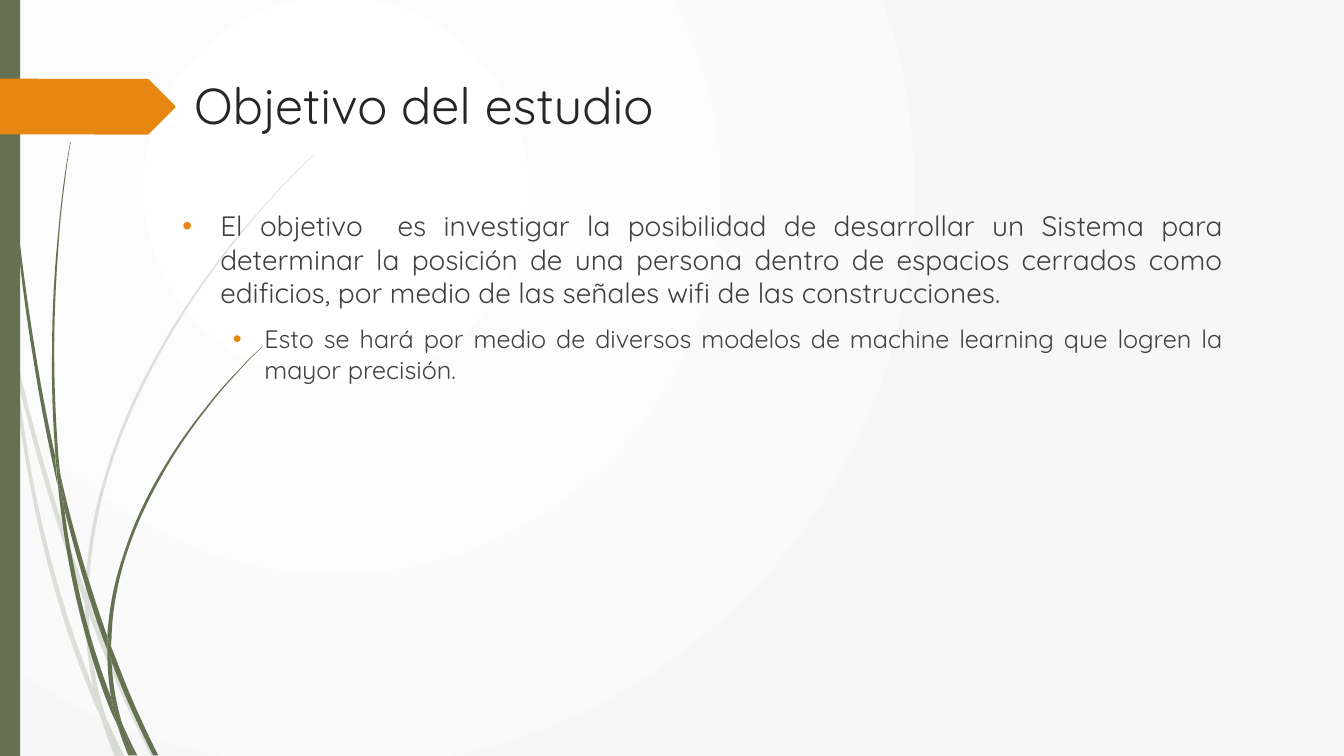
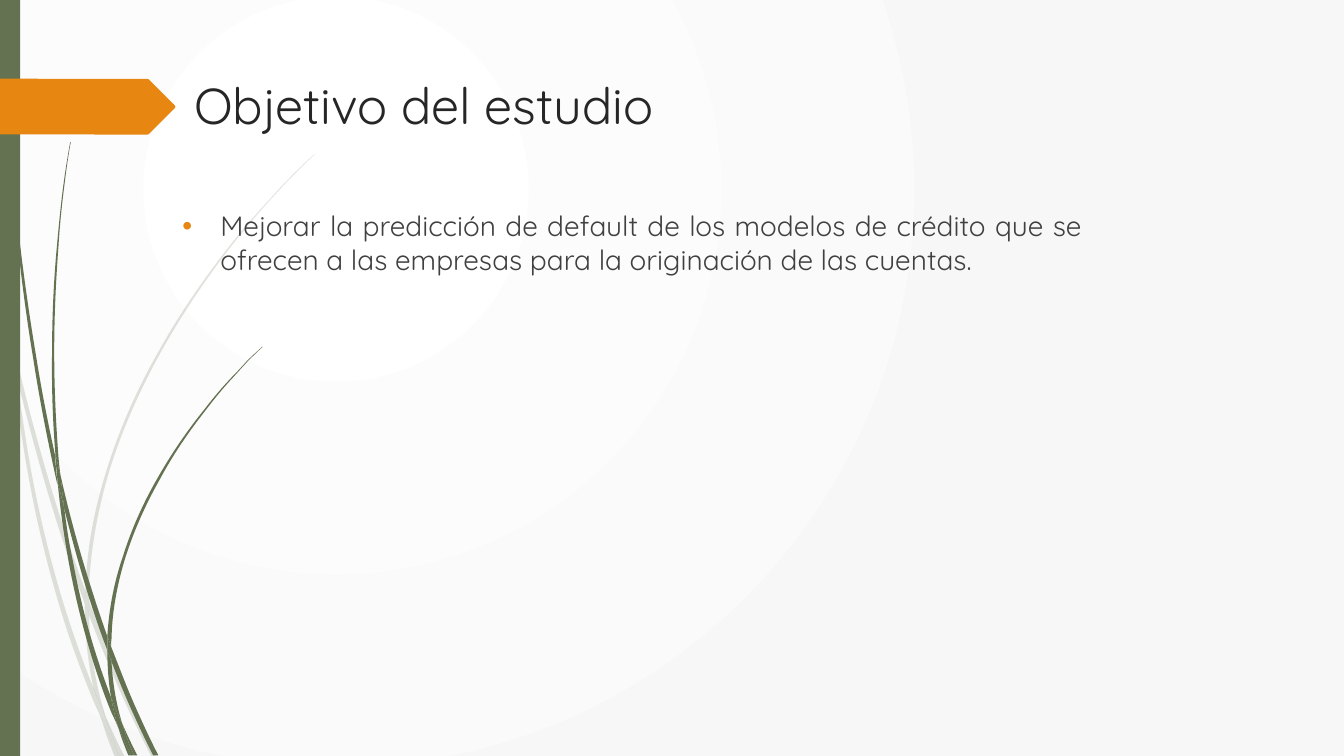
Before and after one commit to tgarita/Cenfotec-GitHub-Jupyter, a slide deck: slide 3 of Presentacion _CreditScore_Tatiana_Garita.pptx. Drawn at 1344x756 pixels with LibreOffice and Linux fonts; fonts in the diff are those of the drawing. Boxes give left, top, right and bottom in pixels: in the first picture for what was removed or moved away, otherwise in the second. Text is boxed around its words. In the diff, an @@ line names an element or a change of style, - is before the commit and + after.

```diff
--- a/Presentacion _CreditScore_Tatiana_Garita.pptx
+++ b/Presentacion _CreditScore_Tatiana_Garita.pptx
@@ text at [220, 215, 1082, 276]: text changed @@
-• El objetivo es investigar la posibilidad de desarrollar un Sistema para determinar la posición de una persona dentro de espacios cerrados como edificios, por medio de las señales wifi de las construcciones.
-  • Esto se hará por medio de diversos modelos de machine learning que logren la mayor precisión.
+• Mejorar la predicción de default de los modelos de crédito que se ofrecen a las empresas para la originación de las cuentas.
```
Also in this commit, not shown: 4 other slides changed, 3 slides added, 4 slides removed.
